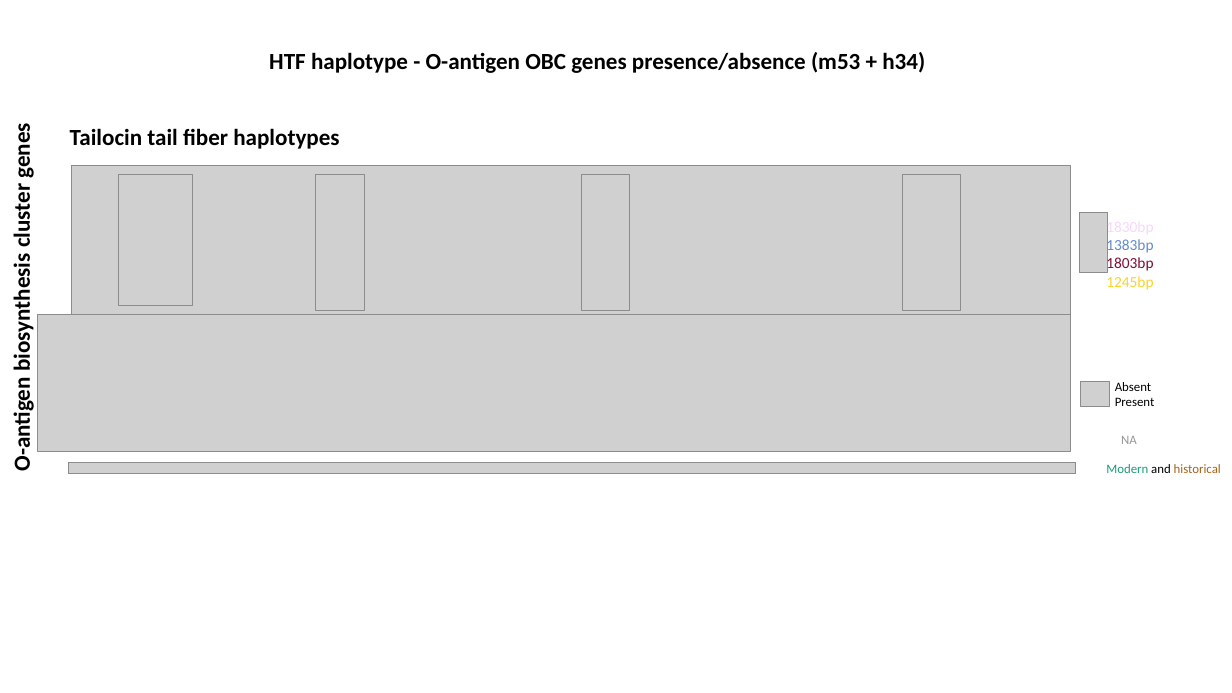
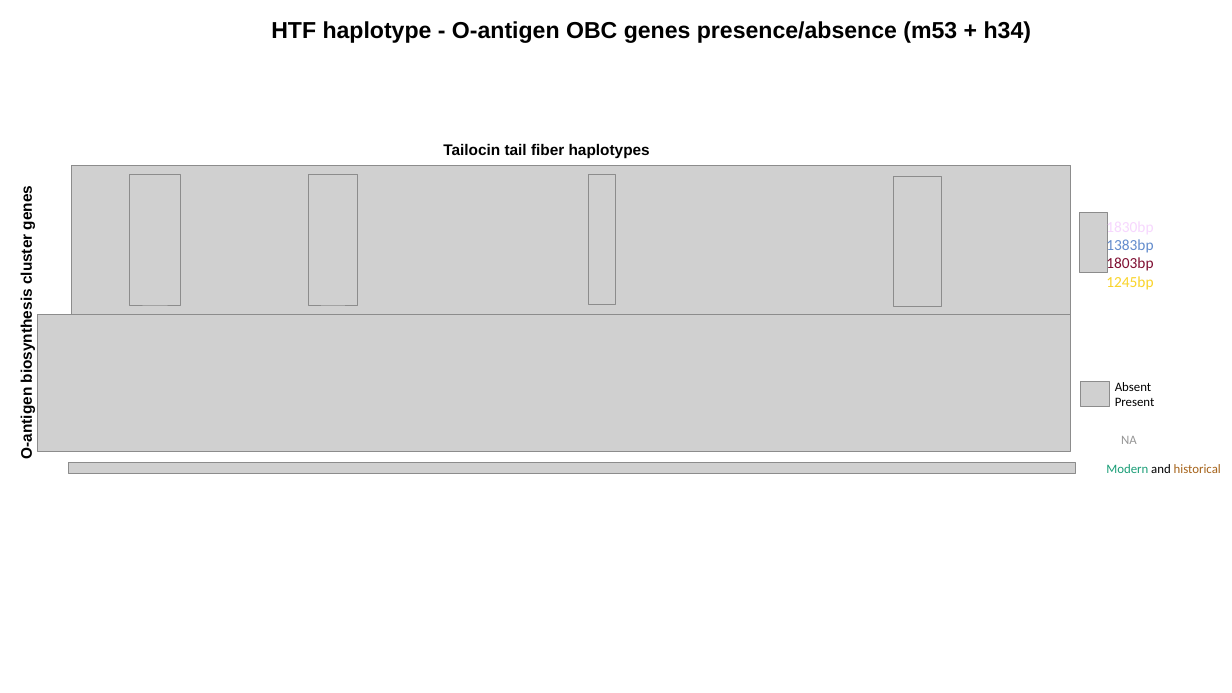
Before and after one commit to JiajunCui-jjc/HTF_OBC_historical_analysis, a slide deck: slide 2 of results/figures_tables/combine/beautify.pptx. Drawn at 1232x693 pixels with LibreOffice and Linux fonts; fonts in the diff are those of the drawing; grey boxes stand for pictures; background and template pictures are left out. Boxes give left, top, right and bottom in pixels: in the first picture for what was removed or moved away, otherwise in the second. Text is boxed around its words. In the diff, an @@ line names an element or a change of style, - is before the commit and + after.

```diff
--- a/results/figures_tables/combine/beautify.pptx
+++ b/results/figures_tables/combine/beautify.pptx
@@ text "HTF haplotype - O-antigen OBC ...": place and size @@
-text "HTF haplotype - O-antigen OBC ..." at <box>269,52,925,73</box>
+text "HTF haplotype - O-antigen OBC ..." at <box>271,21,1031,43</box>
@@ text "HTF haplotype - O-antigen OBC ..." at <box>271,21,1031,43</box>: font Calibri to Arial @@
@@ text "Tailocin tail fiber haplotypes" at <box>443,144,650,158</box>: size 18 to 12 pt, font Calibri to Arial @@
@@ text "Tailocin tail fiber haplotypes": place and size @@
-text "Tailocin tail fiber haplotypes" at <box>70,128,339,149</box>
+text "Tailocin tail fiber haplotypes" at <box>443,144,650,158</box>
@@ text "O-antigen biosynthesis cluster genes": place and size @@
-text "O-antigen biosynthesis cluster genes" at <box>8,128,36,468</box>
+text "O-antigen biosynthesis cluster genes" at <box>18,190,35,458</box>
@@ text "O-antigen biosynthesis cluster genes" at <box>18,190,35,458</box>: size 18 to 12 pt, font Calibri to Arial @@
@@ picture: place and size @@
-picture at <box>118,175,192,305</box>
+picture at <box>129,175,180,305</box>
@@ picture: place and size @@
-picture at <box>315,175,364,311</box>
+picture at <box>309,175,358,305</box>
@@ picture: place and size @@
-picture at <box>581,175,630,311</box>
+picture at <box>588,175,616,305</box>
@@ picture: place and size @@
-picture at <box>903,175,961,310</box>
+picture at <box>894,177,943,307</box>
```
Also in this commit, not shown: 1 other file.
